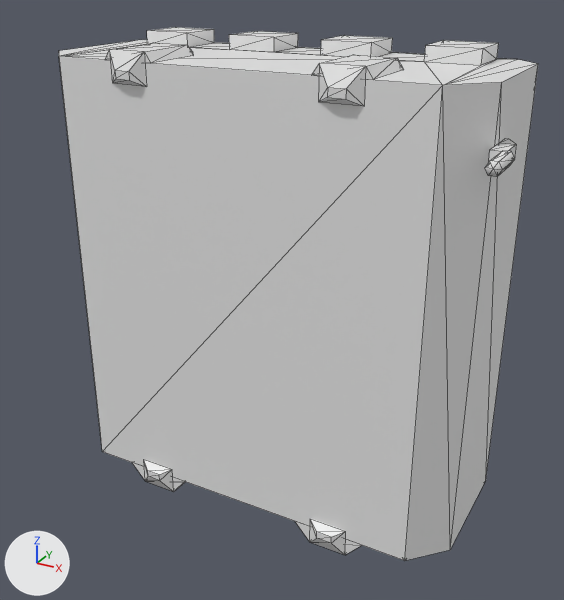
An edit to the glTF model app/public/models/ManufacturerMk1.glb, drawn before and after from the same camera.
Before and after are seen from a camera (50 mm lens) standing at (1426.0, -2977.0, 1247.0) and looking at (100.0, -565.0, 40.0). Every picture has the same lights, and +X, +Y and +Z are marked at lower left. Mesh edges are drawn as thin lines. Vertices at the same position are counted once.

Names of what the first picture shows: 'ManufacturerMk1'.
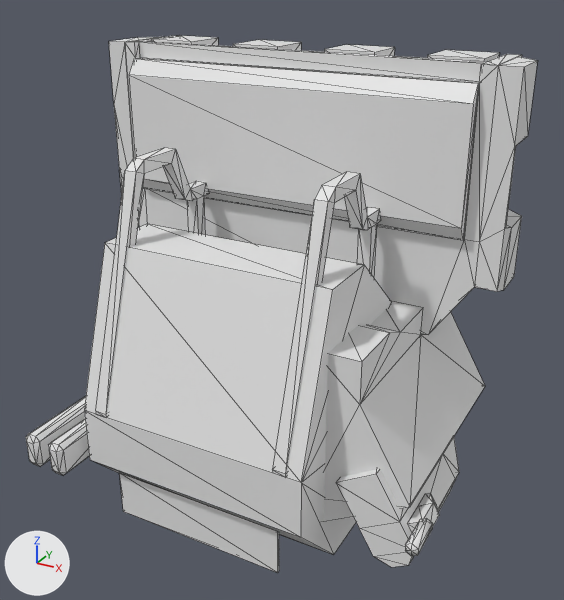
What differs and where, as boxes [x1, y1, x2, y2] in the pictures (564 x 600 px; the box of a moved part takes in the faces that stretch with it):
```json
{"object": "ManufacturerMk1", "change": "reshaped", "before": [59, 27, 538, 561], "after": [26, 35, 537, 573], "on screen": "7% wider"}
{"part": 1, "of": "me_mf1", "change": "moved or reshaped", "before": [485, 151, 514, 177], "after": [405, 518, 433, 556]}
{"part": 2, "of": "me_mf1", "change": "rebuilt", "before": [59, 27, 538, 561], "after": [109, 36, 537, 522], "on screen": "11% narrower, 9% shorter"}
{"part": 3, "of": "me_mf1", "change": "deleted", "before": [295, 519, 362, 555]}
{"part": 4, "of": "me_mf1", "change": "deleted", "before": [105, 43, 193, 87]}
{"part": 5, "of": "me_mf1", "change": "deleted", "before": [133, 460, 185, 492]}
{"part": 6, "of": "me_mf1", "change": "deleted", "before": [312, 55, 404, 106]}
{"part": 7, "of": "me_mf1", "change": "deleted", "before": [489, 138, 516, 161]}
{"part": 8, "of": "me_mf1", "change": "added", "after": [26, 35, 500, 573]}
```

Edits to the scene script, one JSON object a line:
```json
{"block": "me_mf1", "where": "# used by ob_manufacturermk1; location = (0.0, 0.0, 0.0)"}
{"op": "remove", "block": "me_mf1", "code": "me_mf1.from_pydata(...)  # 153 vertices, 252 faces; spans x -858.0..928.0, y -795.0..-43.0, z -890.0..968.0"}
{"op": "add", "block": "me_mf1", "code": "me_mf1.from_pydata(...)  # 513 vertices, 857 faces; spans x -872.0..872.0, y -1210.0..0.0, z -874.0..932.0"}
{"block": "me_mf1", "change": "me_mf1 part 1: the loose piece of 13 vertices spanning x 878.0..928.0, y -795.0..-650.0, z 679.0..722.0 is turned -30.8 degrees about the y axis through its middle, then moved by (-66.0, -251.0, -1197.0)"}
{"block": "me_mf1", "change": "me_mf1 part 2: the loose piece of 56 vertices spanning x -858.0..858.0, y -757.0..-43.0, z -873.0..968.0 is rebuilt with 120 vertices and now spans x -872.0..872.0, y -918.0..0.0, z -723.0..924.0"}
{"block": "me_mf1", "change": "me_mf1 part 3: the loose piece of 18 vertices spanning x 263.0..555.0, y -790.0..-407.0, z -890.0..-773.0 is deleted"}
{"block": "me_mf1", "change": "me_mf1 part 4: the loose piece of 18 vertices spanning x -511.0..-307.0, y -790.0..-470.0, z 833.0..950.0 is deleted"}
{"block": "me_mf1", "change": "me_mf1 part 5: the loose piece of 18 vertices spanning x -557.0..-265.0, y -790.0..-407.0, z -890.0..-773.0 is deleted"}
{"block": "me_mf1", "change": "me_mf1 part 6: the loose piece of 18 vertices spanning x 309.0..513.0, y -790.0..-470.0, z 833.0..950.0 is deleted"}
{"block": "me_mf1", "change": "me_mf1 part 7: the loose piece of 12 vertices spanning x 858.0..909.0, y -671.0..-490.0, z 676.0..726.0 is deleted"}
{"block": "me_mf1", "change": "me_mf1 part 8: 380 vertices added at x -700.0..854.0, y -1210.0..-20.0, z -874.0..932.0"}
```
